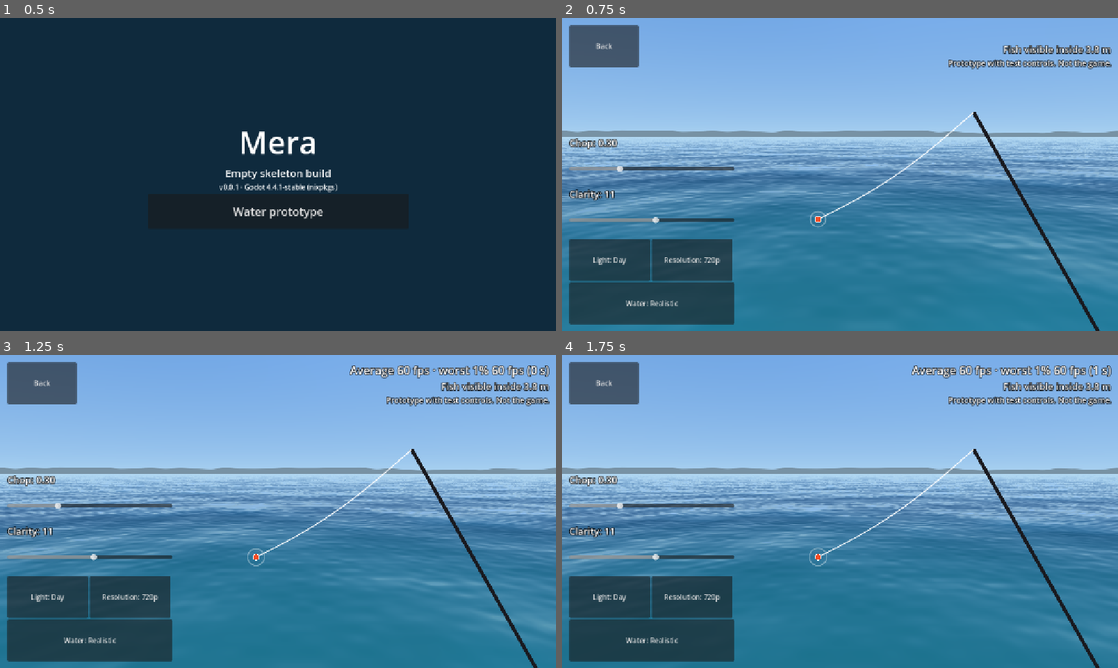
Above: before the commit, frames 1-4 (two rows, left to right).
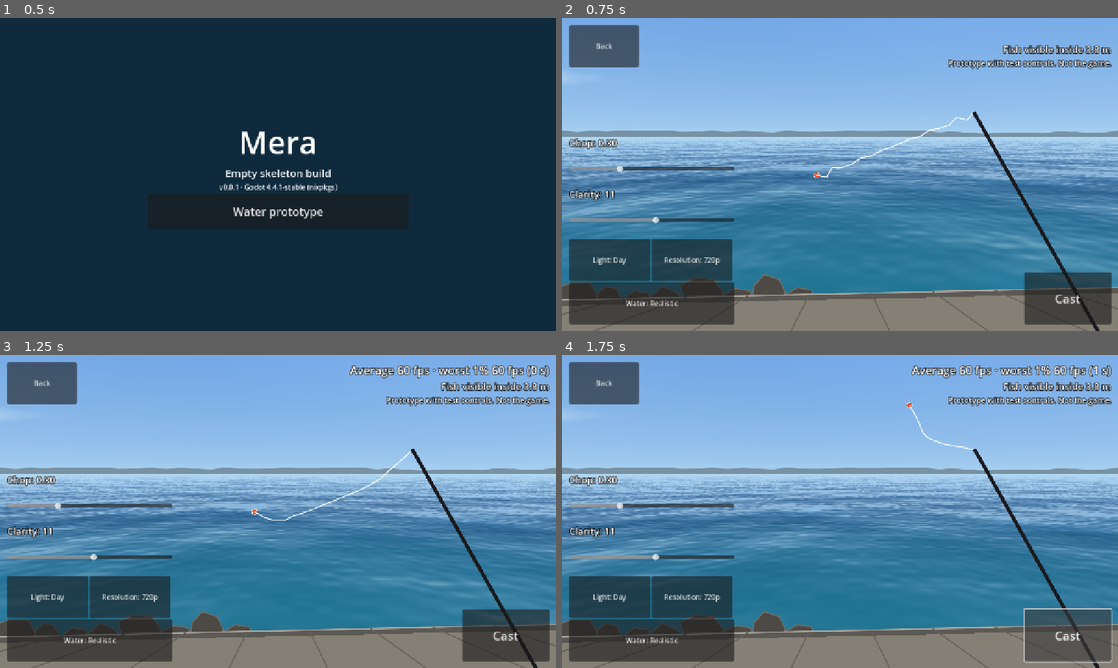
Above: after the commit, the same moments.

Repository: nextlevelcorp/mera
Game: Godot game, scene res://scenes/main.tscn
Two runs of this game, one before a commit and one after it. Both use one fixed random seed, a clock stepped at 60 frames per second and the inputs below.
Inputs (mouse positions are in pixels of both pictures, inside the frame that each line leads up to):
- Up to frame 1 (0.5 s): no input
- Up to frame 2 (0.75 s): click "Water prototype" at 0.5 s
- Up to frame 3 (1.25 s): no input
- Up to frame 4 (1.75 s): click (1067, 633) at 1.25 s, where only the run after the commit has a clickable "Cast"

Frame 1 is identical in both runs. In frame 2, 15% of the frame differs, in the area x 0-100%, y 18-100%; in frame 3, 15%; in frame 4, 15%, in the area x 0-100%, y 15-100%.

Commit message:
Add breakwater, cast with splash and rings, clouds and a Verlet line to the water prototype
- ui/fx/verlet_rope.gd: fishing line as a pinned point-mass chain
- ui/fx/splash_fx.gd: droplets under gravity and expanding rings
- water prototype: breakwater foreground, Cast button and lure flight,
  rings in perspective, lure riding the shader's waves, clouds and their
  reflection in the realistic shader
- 8 new tests (50); docs updated

Co-Authored-By: Claude Opus 5.5 <noreply@anthropic.com>
Claude-Session: https://claude.ai/code/session_01HLtjWApGQCFy1cydAc4iD1

Diff:
--- a/game/locale/translations.csv
+++ b/game/locale/translations.csv
@@ -18,3 +18,4 @@
 PROTO_STYLE,Water,Su,Agua
 STYLE_REALISTIC,Realistic,Gerçekçi,Realista
 STYLE_BASIC,Basic,Basit,Básico
+PROTO_CAST,Cast,At,Lanzar
--- a/game/scenes/water_prototype/water_prototype.gd
+++ b/game/scenes/water_prototype/water_prototype.gd
@@ -10,6 +10,12 @@
 const MAIN_SCENE := "res://scenes/main.tscn"
 const SLOTS: Array[String] = ["dawn", "day", "evening", "night"]
 const HORIZON := 0.38
+## Same camera as water_realistic.gdshader, so overlay objects sit on its water.
+const CAM_HEIGHT := 2.2
+const FOV := 0.9
+## Top edge of the breakwater the angler stands on, as a share of the height.
+const EDGE_LEFT := 0.90
+const EDGE_RIGHT := 0.86
 const PALETTES := {
 	"dawn": [Color(0.25, 0.32, 0.5), Color(0.95, 0.65, 0.5), Color(0.07, 0.16, 0.25), Color(0.16, 0.33, 0.4)],
 	"day": [Color(0.25, 0.5, 0.85), Color(0.7, 0.85, 0.95), Color(0.03, 0.2, 0.35), Color(0.1, 0.45, 0.55)],
@@ -44,11 +50,28 @@
 var _style_button: Button
 var _since_label_update := 0.0
 var _time := 0.0
+var _cast_button: Button
+
+# Lure on the water, in metres: x to the right, z away from the angler.
+var _lure_world := Vector2(-1.5, 22.0)
+var _flight_t := -1.0
+var _flight_from := Vector2.ZERO
+var _flight_to := Vector2.ZERO
+var _next_ring_s := 1.0
+var _rope: VerletRope
+var _fx := SplashFx.new(11)
+var _rng := RandomNumberGenerator.new()
+var _rocks: Array[PackedVector2Array] = []
+var _wind_noise := FastNoiseLite.new()
 
 
 func _ready() -> void:
 	var errors: Array[String] = []
 	_k = DataStore.load_constants(errors)
+	_rng.seed = 5
+	_wind_noise.seed = 3
+	_wind_noise.frequency = 0.15
+	_build_rocks()
 	_build_water()
 	_build_overlay()
 	_build_controls()
@@ -72,7 +95,98 @@
 	if _since_label_update >= 0.5:
 		_since_label_update = 0.0
 		_fps_label.text = tr("PROTO_FPS") % [int(round(_stats.average_fps())), int(round(_stats.low_1pct_fps())), int(_stats.seconds())]
+	_step_motion(minf(delta, 0.1))
 	_overlay.queue_redraw()
+
+
+## Screen position of a point on the water surface (world metres, height h).
+func project(world: Vector2, h: float = 0.0) -> Vector2:
+	var size := _overlay.size
+	var aspect := size.x / maxf(size.y, 1.0)
+	var u := 0.5 + world.x / (world.y * aspect * FOV)
+	var v := HORIZON + (CAM_HEIGHT - h) / (world.y * FOV)
+	return Vector2(u * size.x, v * size.y)
+
+
+## Wave height at a water point: the three largest waves of the realistic shader.
+func wave_height(world: Vector2) -> float:
+	var t := Time.get_ticks_msec() / 1000.0
+	var amp := 0.05 + 0.30 * chop
+	var sharp := 1.0 + 1.5 * chop
+	var h := 0.0
+	for w in [[Vector2(0.25, 1.0), 0.35, 0.9, 1.0, sharp], [Vector2(-0.5, 1.0), 0.62, 1.2, 0.6, sharp], [Vector2(0.8, 0.6), 1.1, 1.7, 0.35, sharp]]:
+		var phase: float = world.dot((w[0] as Vector2).normalized()) * float(w[1]) + t * float(w[2])
+		h += amp * float(w[3]) * (pow(maxf(0.5 + 0.5 * sin(phase), 0.0001), float(w[4])) * 2.0 - 1.0)
+	return h
+
+
+func _rod_tip() -> Vector2:
+	var size := _overlay.size
+	var sway := sin(_time * 1.1) * 3.0 * (0.3 + chop)
+	return Vector2(size.x * 0.74 + sway, size.y * 0.30)
+
+
+func _lure_screen() -> Vector2:
+	if _flight_t >= 0.0:
+		var t := _flight_t
+		return _flight_from.lerp(_flight_to, t) + Vector2(0.0, -_overlay.size.y * 0.22 * sin(t * PI))
+	return project(_lure_world, wave_height(_lure_world))
+
+
+func cast_lure() -> void:
+	_flight_from = _rod_tip()
+	_lure_world = Vector2(_rng.randf_range(-4.0, 3.0), _rng.randf_range(14.0, 32.0))
+	_flight_to = project(_lure_world)
+	_flight_t = 0.0
+	_rope.set_total_length(_flight_from.distance_to(_flight_to) * 0.6)
+
+
+func _step_motion(dt: float) -> void:
+	var tip := _rod_tip()
+	# Advance the flight first, so the line ends exactly where the lure is drawn.
+	if _flight_t >= 0.0:
+		_flight_t += dt / 0.9
+		if _flight_t >= 1.0:
+			_flight_t = -1.0
+			var landed := _lure_screen()
+			_fx.splash(landed, _lure_world, 0.3)
+			_rope.set_total_length(tip.distance_to(landed) * 1.06)
+			_next_ring_s = 1.5
+	else:
+		_next_ring_s -= dt
+		if _next_ring_s <= 0.0:
+			_next_ring_s = _rng.randf_range(1.6, 3.2)
+			_fx.add_ring(_lure_world, 0.25, 1.8, 0.45 * (1.0 - 0.7 * chop))
+	var lure := _lure_screen()
+	if _rope == null:
+		_rope = VerletRope.new(tip, lure, 18, 1.06)
+	if _flight_t >= 0.0:
+		# Line pays out behind the flying lure.
+		_rope.set_total_length(maxf(_rope.total_length(), tip.distance_to(lure) * 1.02))
+	var wind := (_wind_noise.get_noise_1d(_time) * 2.0) * (20.0 + 140.0 * chop)
+	# Small sub-steps keep the chain stable when frames are slow.
+	var steps := maxi(1, int(ceil(dt / 0.02)))
+	for i in steps:
+		_rope.step(dt / steps, tip, lure, Vector2(wind, 260.0))
+	_fx.step(dt)
+
+
+func _build_rocks() -> void:
+	# Irregular armour stones along the water line on the left: the breakwater.
+	var rng := RandomNumberGenerator.new()
+	rng.seed = 21
+	var x := -0.02
+	while x < 0.42:
+		var w := rng.randf_range(0.05, 0.09)
+		var top := rng.randf_range(0.80, 0.86)
+		var poly := PackedVector2Array()
+		var corners := 7
+		for i in corners:
+			var a := TAU * i / corners
+			var r := rng.randf_range(0.75, 1.0)
+			poly.append(Vector2(x + w * 0.5 + cos(a) * w * 0.5 * r, top + 0.06 + sin(a) * 0.06 * r))
+		_rocks.append(poly)
+		x += w * rng.randf_range(0.7, 0.9)
 
 
 func _build_water() -> void:
@@ -103,24 +217,73 @@
 	add_child(_overlay)
 
 
-## Rod, line and lure at full resolution so they stay readable.
+## Rings, lure, line, splash, the breakwater and the rod, at full resolution
+## so they stay readable over the water.
 func _draw_overlay() -> void:
 	var size := _overlay.size
-	var water_top := size.y * HORIZON
-	var bob: float = sin(_time * 1.3) * 6.0 * (0.2 + chop) + sin(_time * 2.9) * 3.0 * chop
-	var lure := Vector2(size.x * 0.46, water_top + (size.y - water_top) * 0.42 + bob)
-	var rod_butt := Vector2(size.x * 0.97, size.y * 1.02)
-	var rod_tip := Vector2(size.x * 0.74, size.y * 0.30 + bob * 0.15)
-	_overlay.draw_line(rod_butt, rod_tip, Color(0.1, 0.1, 0.12), 7.0, true)
-	var sag := Vector2(0.0, 26.0 - 14.0 * chop)
+	var light: float = environment()["light"]
+	# Rings on the water, in perspective.
+	for ring: Dictionary in _fx.rings:
+		var world: Vector2 = ring["world"]
+		var r := SplashFx.ring_radius(ring)
+		var centre := project(world)
+		var aspect := size.x / maxf(size.y, 1.0)
+		var rx := r / (world.y * aspect * FOV) * size.x
+		var ry := CAM_HEIGHT * r / (world.y * world.y * FOV) * size.y
+		_draw_ellipse(centre, rx, ry, Color(1, 1, 1, 0.55 * SplashFx.ring_alpha(ring) * (0.4 + 0.6 * light)))
+	var lure := _lure_screen()
+	var lure_size := clampf(140.0 / _lure_world.y, 3.0, 9.0) if _flight_t < 0.0 else 6.0
+	_overlay.draw_circle(lure, lure_size, Color(0.95, 0.3, 0.15))
+	_overlay.draw_circle(lure, lure_size, Color(1, 1, 1, 0.8), false, 1.2)
+	if _rope != null:
+		_overlay.draw_polyline(_rope.points, Color(1, 1, 1, 0.55 + 0.3 * light), 1.4, true)
+	for p: Dictionary in _fx.particles:
+		var alpha: float = float(p["life"]) / float(p["max_life"])
+		_overlay.draw_circle(p["pos"], p["size"], Color(0.92, 0.96, 1.0, 0.85 * alpha))
+	_draw_breakwater(size, light)
+	var tip := _rod_tip()
+	_overlay.draw_line(Vector2(size.x * 0.97, size.y * 1.02), tip, Color(0.1, 0.1, 0.12), 7.0, true)
+
+
+## Darkens a colour for the light slot without making it transparent.
+static func _shaded(color: Color, shade: float) -> Color:
+	return Color(color.r * shade, color.g * shade, color.b * shade, 1.0)
+
+
+func _draw_ellipse(centre: Vector2, rx: float, ry: float, color: Color) -> void:
+	if rx < 0.5 or color.a <= 0.01:
+		return
 	var points := PackedVector2Array()
-	for i in 17:
-		var t := i / 16.0
-		points.append(rod_tip.lerp(lure, t) + sag * sin(t * PI))
-	_overlay.draw_polyline(points, Color(1, 1, 1, 0.85), 1.5, true)
-	_overlay.draw_circle(lure, 7.0, Color(0.95, 0.3, 0.15))
-	_overlay.draw_circle(lure, 7.0, Color(1, 1, 1), false, 1.5)
-	_overlay.draw_arc(lure, 14.0 + 6.0 * (0.5 + 0.5 * sin(_time * 1.3)), 0.0, TAU, 32, Color(1, 1, 1, 0.35), 1.5, true)
+	for i in 33:
+		var a := TAU * i / 32.0
+		points.append(centre + Vector2(cos(a) * rx, sin(a) * ry))
+	_overlay.draw_polyline(points, color, 1.2, true)
+
+
+## The concrete top of the breakwater and armour stones along its edge.
+## Generic shapes, not a survey of a real structure.
+func _draw_breakwater(size: Vector2, light: float) -> void:
+	var shade := 0.25 + 0.75 * light
+	for poly in _rocks:
+		var pts := PackedVector2Array()
+		for q in poly:
+			pts.append(Vector2(q.x * size.x, q.y * size.y))
+		_overlay.draw_colored_polygon(pts, _shaded(Color(0.30, 0.29, 0.27), shade))
+		_overlay.draw_polyline(pts + PackedVector2Array([pts[0]]), _shaded(Color(0.45, 0.43, 0.40), shade), 1.5, true)
+	var top_left := Vector2(0.0, size.y * EDGE_LEFT)
+	var top_right := Vector2(size.x, size.y * EDGE_RIGHT)
+	var slab := PackedVector2Array([top_left, top_right, Vector2(size.x, size.y), Vector2(0.0, size.y)])
+	_overlay.draw_colored_polygon(slab, _shaded(Color(0.52, 0.50, 0.46), shade))
+	# Wet, darker strip along the edge and a lighter worn rim.
+	var wet := PackedVector2Array([top_left, top_right, top_right + Vector2(0, size.y * 0.018), top_left + Vector2(0, size.y * 0.018)])
+	_overlay.draw_colored_polygon(wet, _shaded(Color(0.36, 0.35, 0.33), shade))
+	_overlay.draw_line(top_left, top_right, _shaded(Color(0.68, 0.66, 0.62), shade), 2.0, true)
+	# Slab joints in perspective.
+	for i in range(1, 9):
+		var t := i / 9.0
+		var a := top_left.lerp(top_right, t)
+		var b := Vector2(size.x * (0.5 + (t - 0.5) * 1.6), size.y)
+		_overlay.draw_line(a, b, _shaded(Color(0.40, 0.38, 0.35), shade), 1.5, true)
 
 
 func _build_controls() -> void:
@@ -174,6 +337,18 @@
 		_stats.reset()
 		_apply())
 
+	_cast_button = Button.new()
+	_cast_button.text = tr("PROTO_CAST")
+	_cast_button.custom_minimum_size = Vector2(200, 120)
+	_cast_button.add_theme_font_size_override("font_size", 28)
+	_cast_button.set_anchors_preset(Control.PRESET_BOTTOM_RIGHT)
+	_cast_button.grow_horizontal = Control.GROW_DIRECTION_BEGIN
+	_cast_button.grow_vertical = Control.GROW_DIRECTION_BEGIN
+	_cast_button.offset_right = -16
+	_cast_button.offset_bottom = -16
+	_cast_button.pressed.connect(cast_lure)
+	add_child(_cast_button)
+
 
 func _label(parent: Node, font_size: int) -> Label:
 	var label := Label.new()
@@ -213,6 +388,7 @@
 	_material.set_shader_parameter("aspect", size.x / maxf(size.y, 1.0))
 	_material.set_shader_parameter("horizon", HORIZON)
 	_material.set_shader_parameter("chop", chop)
+	_material.set_shader_parameter("cloud_cover", 0.25 + 0.45 * chop)
 	_material.set_shader_parameter("visibility", env["visibility"])
 	_material.set_shader_parameter("light", env["light"])
 	_material.set_shader_parameter("sky_top", palette[0])
--- a/game/scenes/water_prototype/water_realistic.gdshader
+++ b/game/scenes/water_prototype/water_realistic.gdshader
@@ -17,6 +17,7 @@
 uniform vec3 bottom_color : source_color = vec3(0.55, 0.5, 0.38);
 uniform vec3 sun_color : source_color = vec3(1.0, 0.95, 0.85);
 uniform vec3 sun_dir = vec3(0.2, 0.75, 0.6);
+uniform float cloud_cover = 0.35;
 
 const float CAM_HEIGHT = 2.2;
 const float FOV = 0.9;
@@ -41,12 +42,36 @@
 	slope += dir * (a * sharp * pow(s, sharp - 1.0) * cos(phase) * k);
 }
 
-vec3 sky_color(vec3 d) {
+float fbm(vec2 p, int octaves) {
+	float v = 0.0;
+	float a = 0.5;
+	for (int i = 0; i < octaves; i++) {
+		v += a * noise(p);
+		p = p * 2.03 + vec2(17.0, 9.0);
+		a *= 0.5;
+	}
+	return v;
+}
+
+// Cloud layer seen in direction d; fewer octaves for reflections.
+float cloud_density(vec3 d, int octaves) {
+	if (d.y <= 0.0) {
+		return 0.0;
+	}
+	vec2 cp = d.xz / (d.y + 0.08) * 0.55 + vec2(TIME * 0.012, TIME * 0.004);
+	float f = fbm(cp, octaves);
+	return smoothstep(1.0 - cloud_cover, 1.15 - cloud_cover * 0.6, f) * smoothstep(0.0, 0.12, d.y);
+}
+
+vec3 sky_color(vec3 d, int octaves) {
 	float up = clamp(d.y, 0.0, 1.0);
 	vec3 c = mix(sky_horizon, sky_top, pow(up, 0.5));
+	float cloud = cloud_density(d, octaves);
+	vec3 cloud_col = mix(sky_horizon, vec3(1.0), 0.45) * (0.35 + 0.65 * light);
+	c = mix(c, cloud_col, cloud * 0.85);
 	float s = max(dot(d, sun_dir), 0.0);
 	// A small disc, a tight halo and a wide soft glow.
-	c += sun_color * (smoothstep(0.9993, 0.9997, s) * 3.0 + pow(s, 300.0) * 0.6 + pow(s, 12.0) * 0.18);
+	c += sun_color * (smoothstep(0.9993, 0.9997, s) * 3.0 + pow(s, 300.0) * 0.6 + pow(s, 12.0) * 0.18) * (1.0 - 0.8 * cloud);
 	return c;
 }
 
@@ -54,7 +79,7 @@
 	vec2 uv = UV;
 	vec3 ray = normalize(vec3((uv.x - 0.5) * aspect * FOV, (horizon - uv.y) * FOV, 1.0));
 	if (ray.y >= 0.0) {
-		vec3 c = sky_color(ray);
+		vec3 c = sky_color(normalize(ray), 4);
 		// A hazy far shore on the horizon (generic, not a real skyline).
 		float above = horizon - uv.y;
 		float ridge = 0.010 + 0.022 * noise(vec2(uv.x * 5.0, 3.0)) + 0.007 * noise(vec2(uv.x * 37.0, 7.0));
@@ -86,7 +111,7 @@
 		float fresnel = 0.02 + 0.98 * pow(1.0 - max(dot(n, view), 0.0), 5.0);
 		vec3 refl_dir = reflect(ray, n);
 		refl_dir.y = abs(refl_dir.y);
-		vec3 reflection = sky_color(refl_dir);
+		vec3 reflection = sky_color(normalize(refl_dir), 2);
 
 		vec3 body = mix(water_shallow, water_deep, smoothstep(2.0, 25.0, dist));
 		// Clear, bright water shows the bottom close to the angler.
--- /dev/null
+++ b/game/tests/test_fx.gd
@@ -0,0 +1,76 @@
+extends "res://tests/test_base.gd"
+## Visual motion helpers: the line chain and the splash effects.
+
+
+func test_rope_ends_stay_pinned_and_line_sags() -> void:
+	var start := Vector2(900, 200)
+	var end := Vector2(500, 400)
+	var rope := VerletRope.new(start, end, 16, 1.08)
+	for i in 300:
+		rope.step(1.0 / 60.0, start, end, Vector2(0, 300))
+	assert_near(rope.points[0].distance_to(start), 0.0, "start pinned")
+	assert_near(rope.points[15].distance_to(end), 0.0, "end pinned")
+	var mid_straight := start.lerp(end, 0.5)
+	assert_true(rope.points[8].y > mid_straight.y + 5.0, "a slack line sags below the straight line under gravity")
+	var length := 0.0
+	for i in 15:
+		length += rope.points[i].distance_to(rope.points[i + 1])
+	assert_true(absf(length - rope.total_length()) <= 0.05 * rope.total_length(), "the chain keeps its length within 5%%, got %s for %s" % [str(length), str(rope.total_length())])
+
+
+func test_rope_is_stable_and_deterministic() -> void:
+	var a := VerletRope.new(Vector2(0, 0), Vector2(300, 100))
+	var b := VerletRope.new(Vector2(0, 0), Vector2(300, 100))
+	for i in 1200:
+		var end := Vector2(300, 100 + 20.0 * sin(i * 0.05))
+		var wind := Vector2(60.0 * sin(i * 0.013), 300)
+		a.step(1.0 / 60.0, Vector2.ZERO, end, wind)
+		b.step(1.0 / 60.0, Vector2.ZERO, end, wind)
+	for p in a.points:
+		assert_true(is_finite(p.x) and is_finite(p.y) and absf(p.x) < 5000.0 and absf(p.y) < 5000.0, "points stay finite and bounded")
+	assert_eq(a.points, b.points, "same inputs, same shape")
+
+
+func test_rope_length_can_grow_while_the_lure_flies() -> void:
+	var rope := VerletRope.new(Vector2(0, 0), Vector2(10, 0))
+	rope.set_total_length(400.0)
+	assert_near(rope.total_length(), 400.0, "total length set")
+	assert_near(rope.segment_length, 400.0 / 15.0, "segments share it")
+
+
+func test_splash_particles_fall_and_die() -> void:
+	var fx := SplashFx.new(7)
+	fx.splash(Vector2(500, 400), Vector2(0, 20), 0.3)
+	var count := fx.particles.size()
+	assert_true(count >= 10, "a lure splash throws droplets")
+	assert_eq(fx.rings.size(), 2, "and two rings")
+	var start_y: float = fx.particles[0]["pos"].y
+	fx.step(0.1)
+	assert_true(fx.particles[0]["pos"].y < start_y, "droplets start upwards")
+	for i in 60:
+		fx.step(1.0 / 60.0)
+	assert_eq(fx.particles.size(), 0, "droplets are gone after a second")
+	for i in 120:
+		fx.step(1.0 / 60.0)
+	assert_eq(fx.rings.size(), 0, "rings fade out")
+
+
+func test_rings_grow_and_fade() -> void:
+	var fx := SplashFx.new(1)
+	fx.add_ring(Vector2(1, 20), 1.0, 2.0, 1.0)
+	var ring: Dictionary = fx.rings[0]
+	var r0 := SplashFx.ring_radius(ring)
+	var a0 := SplashFx.ring_alpha(ring)
+	fx.step(1.0)
+	assert_true(SplashFx.ring_radius(ring) > r0, "rings grow")
+	assert_true(SplashFx.ring_alpha(ring) < a0, "rings fade")
+	assert_near(SplashFx.ring_alpha(ring), 0.5, "half way, half alpha")
+
+
+func test_splash_is_deterministic() -> void:
+	var a := SplashFx.new(3)
+	var b := SplashFx.new(3)
+	a.splash(Vector2(1, 2), Vector2(0, 10), 1.0)
+	b.splash(Vector2(1, 2), Vector2(0, 10), 1.0)
+	assert_eq(a.particles.size(), b.particles.size(), "same count")
+	assert_eq(a.particles[5]["vel"], b.particles[5]["vel"], "same droplet")
--- a/game/tests/test_water_prototype.gd
+++ b/game/tests/test_water_prototype.gd
@@ -48,3 +48,23 @@
 	scene.chop = 1.0
 	assert_true(scene.environment()["clarity_eff"] < 9.08, "more chop, murkier water")
 	scene.free()
+
+
+func test_shading_keeps_the_breakwater_opaque() -> void:
+	var scene = PROTOTYPE.instantiate()
+	var c: Color = scene._shaded(Color(0.5, 0.4, 0.3), 0.25)
+	assert_near(c.a, 1.0, "night shading keeps alpha at 1")
+	assert_near(c.r, 0.125, "and darkens the colour")
+	scene.free()
+
+
+func test_projection_matches_the_shader_camera() -> void:
+	var scene = PROTOTYPE.instantiate()
+	scene._build_overlay()
+	scene._overlay.size = Vector2(1280, 720)
+	var near: Vector2 = scene.project(Vector2(0, 10))
+	var far: Vector2 = scene.project(Vector2(0, 40))
+	assert_near(near.x, 640.0, "straight ahead is the screen centre")
+	assert_true(far.y < near.y and far.y > 720 * 0.38, "farther water is higher on screen but below the horizon")
+	assert_near(near.y, (0.38 + 2.2 / (10.0 * 0.9)) * 720.0, "same formula as the shader")
+	scene.free()
--- /dev/null
+++ b/game/ui/fx/splash_fx.gd
@@ -0,0 +1,54 @@
+class_name SplashFx
+extends RefCounted
+## Splash droplets (particles under gravity) and expanding surface rings.
+## Droplets live in screen space; rings live on the water in metres
+## (x to the right, z away from the angler) so the scene can draw them in
+## perspective. Seeded and deterministic.
+
+var particles: Array[Dictionary] = []
+var rings: Array[Dictionary] = []
+var gravity := 900.0
+
+var _rng := RandomNumberGenerator.new()
+
+
+func _init(seed_value: int = 1) -> void:
+	_rng.seed = seed_value
+
+
+## strength 0..1: a lure landing is about 0.3, a fish thrashing 1.
+func splash(screen_pos: Vector2, world: Vector2, strength: float) -> void:
+	var count := int(10 + 26 * strength)
+	for i in count:
+		var angle := _rng.randf_range(-PI * 0.85, -PI * 0.15)
+		var speed := _rng.randf_range(80.0, 260.0) * (0.5 + strength)
+		var life := _rng.randf_range(0.35, 0.8)
+		particles.append({
+			"pos": screen_pos, "vel": Vector2(cos(angle), sin(angle)) * speed,
+			"life": life, "max_life": life, "size": _rng.randf_range(1.2, 2.6) * (0.7 + strength),
+		})
+	add_ring(world, 0.6 + 1.2 * strength, 2.2, 0.9)
+	add_ring(world, 0.3 + 0.6 * strength, 1.6, 0.6)
+
+
+func add_ring(world: Vector2, speed_m_s: float, max_age_s: float, strength: float) -> void:
+	rings.append({"world": world, "age": 0.0, "max_age": max_age_s, "speed": speed_m_s, "strength": strength})
+
+
+func step(dt: float) -> void:
+	for p: Dictionary in particles:
+		p["pos"] = p["pos"] + p["vel"] * dt
+		p["vel"] = p["vel"] + Vector2(0.0, gravity * dt)
+		p["life"] = p["life"] - dt
+	particles = particles.filter(func(p: Dictionary) -> bool: return p["life"] > 0.0)
+	for r: Dictionary in rings:
+		r["age"] = r["age"] + dt
+	rings = rings.filter(func(r: Dictionary) -> bool: return r["age"] < r["max_age"])
+
+
+static func ring_radius(ring: Dictionary) -> float:
+	return 0.05 + float(ring["speed"]) * float(ring["age"])
+
+
+static func ring_alpha(ring: Dictionary) -> float:
+	return clampf(1.0 - float(ring["age"]) / float(ring["max_age"]), 0.0, 1.0) * float(ring["strength"])
--- /dev/null
+++ b/game/ui/fx/verlet_rope.gd
@@ -0,0 +1,63 @@
+class_name VerletRope
+extends RefCounted
+## A fishing line as a chain of point masses joined by distance constraints
+## (Verlet integration, Nature of Code springs and forces). Screen-space and
+## visual only: the fight's line tension comes from FightSim, not from here.
+## Deterministic: the same inputs give the same shape.
+
+var points := PackedVector2Array()
+var segment_length := 0.0
+var iterations := 12
+var damping := 0.98
+
+var _previous := PackedVector2Array()
+
+
+func _init(start: Vector2, end: Vector2, count: int = 16, slack: float = 1.05) -> void:
+	for i in count:
+		points.append(start.lerp(end, float(i) / (count - 1)))
+	_previous = points.duplicate()
+	set_total_length(start.distance_to(end) * slack)
+
+
+func set_total_length(total: float) -> void:
+	segment_length = maxf(total, 0.0) / (points.size() - 1)
+
+
+func total_length() -> float:
+	return segment_length * (points.size() - 1)
+
+
+## Advances the chain by dt with both ends pinned. force is an acceleration
+## (gravity plus wind) in pixels per second squared.
+func step(dt: float, start: Vector2, end: Vector2, force: Vector2) -> void:
+	var last := points.size() - 1
+	for i in range(1, last):
+		var p := points[i]
+		var velocity := (p - _previous[i]) * damping
+		_previous[i] = p
+		points[i] = p + velocity + force * dt * dt
+	points[0] = start
+	points[last] = end
+	_previous[0] = start
+	_previous[last] = end
+	for _k in iterations:
+		for i in last:
+			var a := points[i]
+			var b := points[i + 1]
+			var delta := b - a
+			var d := delta.length()
+			if d < 1e-6:
+				continue
+			var correction := delta * ((d - segment_length) / d)
+			var a_pinned := i == 0
+			var b_pinned := i + 1 == last
+			if a_pinned and b_pinned:
+				continue
+			elif a_pinned:
+				points[i + 1] = b - correction
+			elif b_pinned:
+				points[i] = a + correction
+			else:
+				points[i] = a + correction * 0.5
+				points[i + 1] = b - correction * 0.5
Not shown, added: game/tests/test_fx.gd.uid
Not shown, added: game/ui/fx/splash_fx.gd.uid
Not shown, added: game/ui/fx/verlet_rope.gd.uid
Not shown, changed: docs/architecture.md
Not shown, changed: docs/changelog.md
Not shown, changed: docs/design_direction.md
Not shown, changed: docs/project_status.md
